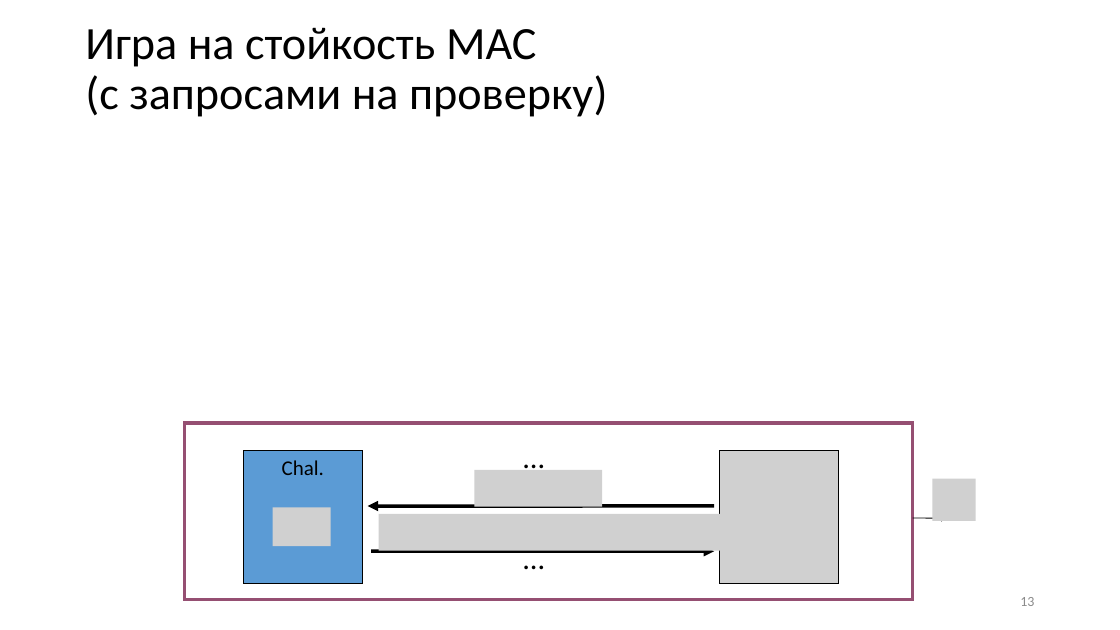
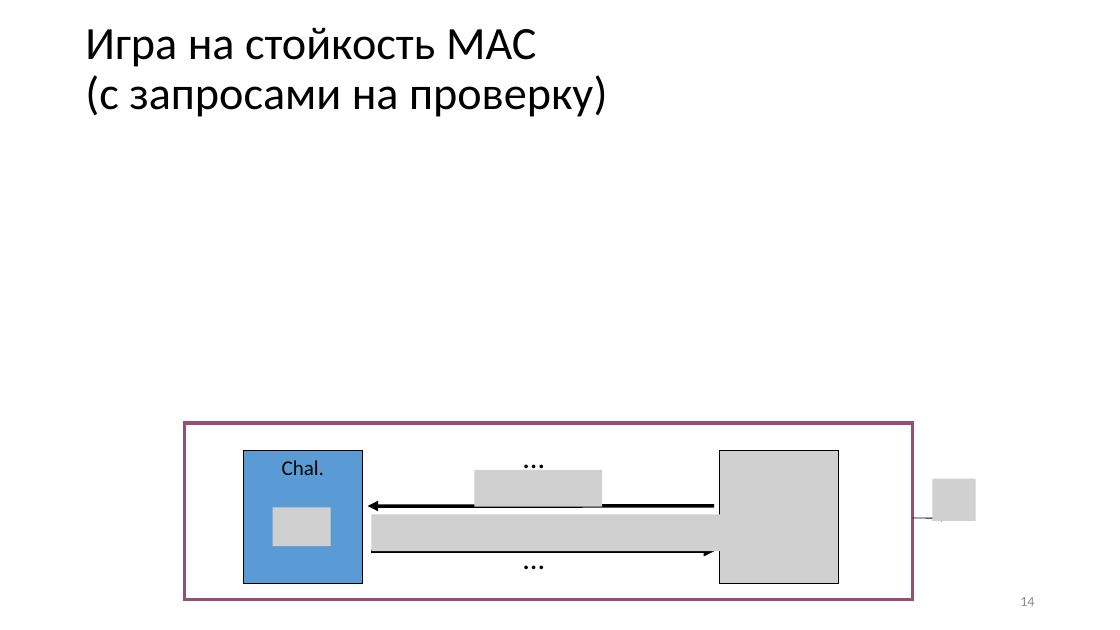
Before and after one commit to GeorgyFirsov-s-forks/CryptoLectures, a slide deck: slide 14 of Lectures/Lecture9.pptx (slide 13 before the commit). Drawn at 1120x630 pixels with LibreOffice and Linux fonts; fonts in the diff are those of the drawing; grey boxes stand for pictures. Boxes give left, top, right and bottom in pixels: in the first picture for what was removed or moved away, otherwise in the second. Text is boxed around its words. In the diff, an @@ line names an element or a change of style, - is before the commit and + after.

```diff
--- a/Lectures/Lecture9.pptx
+++ b/Lectures/Lecture9.pptx
@@ picture: place and size @@
-picture at (379, 514, 736, 551)
+picture at (371, 514, 728, 551)
@@ page number at (1020, 597, 1034, 606): text changed @@
-13
+14
```
Also in this commit, not shown: 6 other slides changed, 1 slide added, 1 other file.
